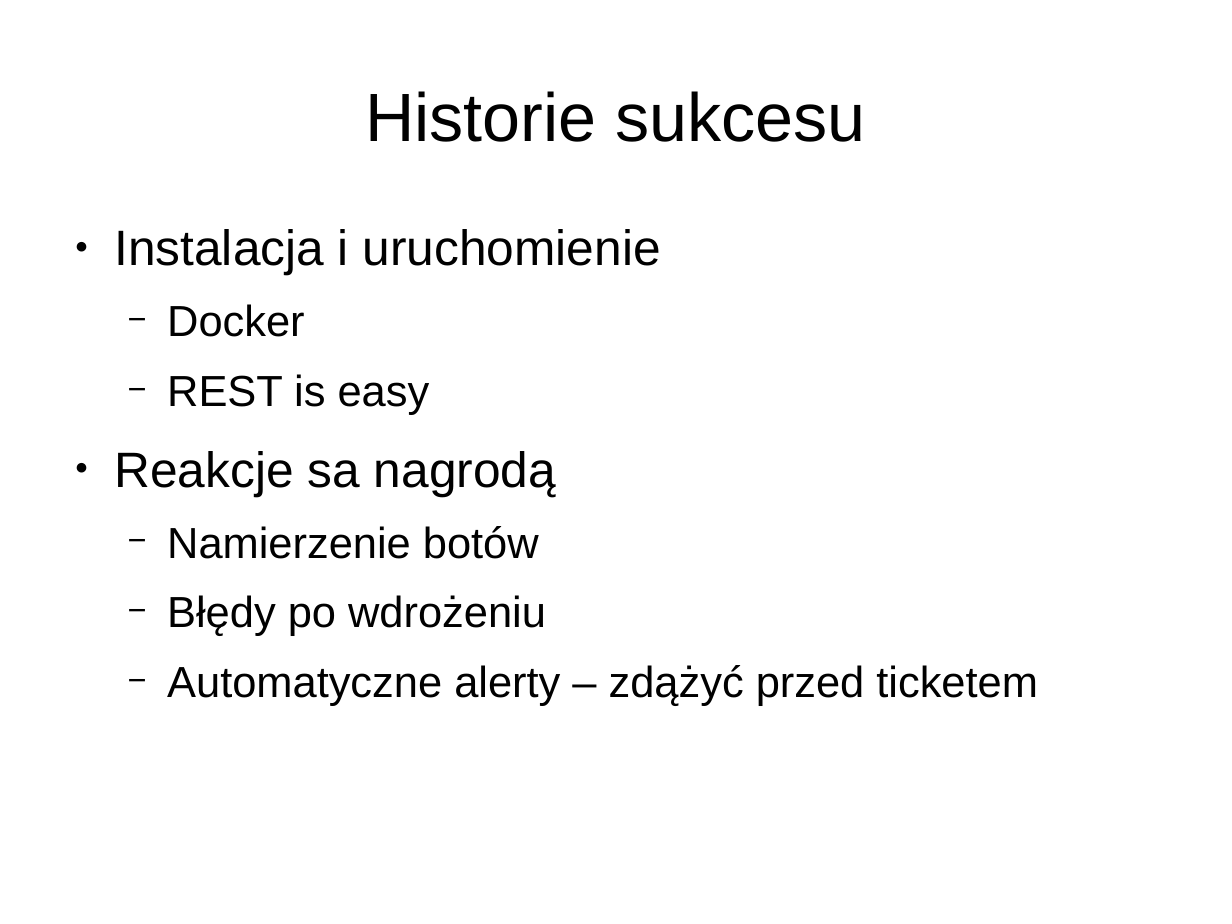
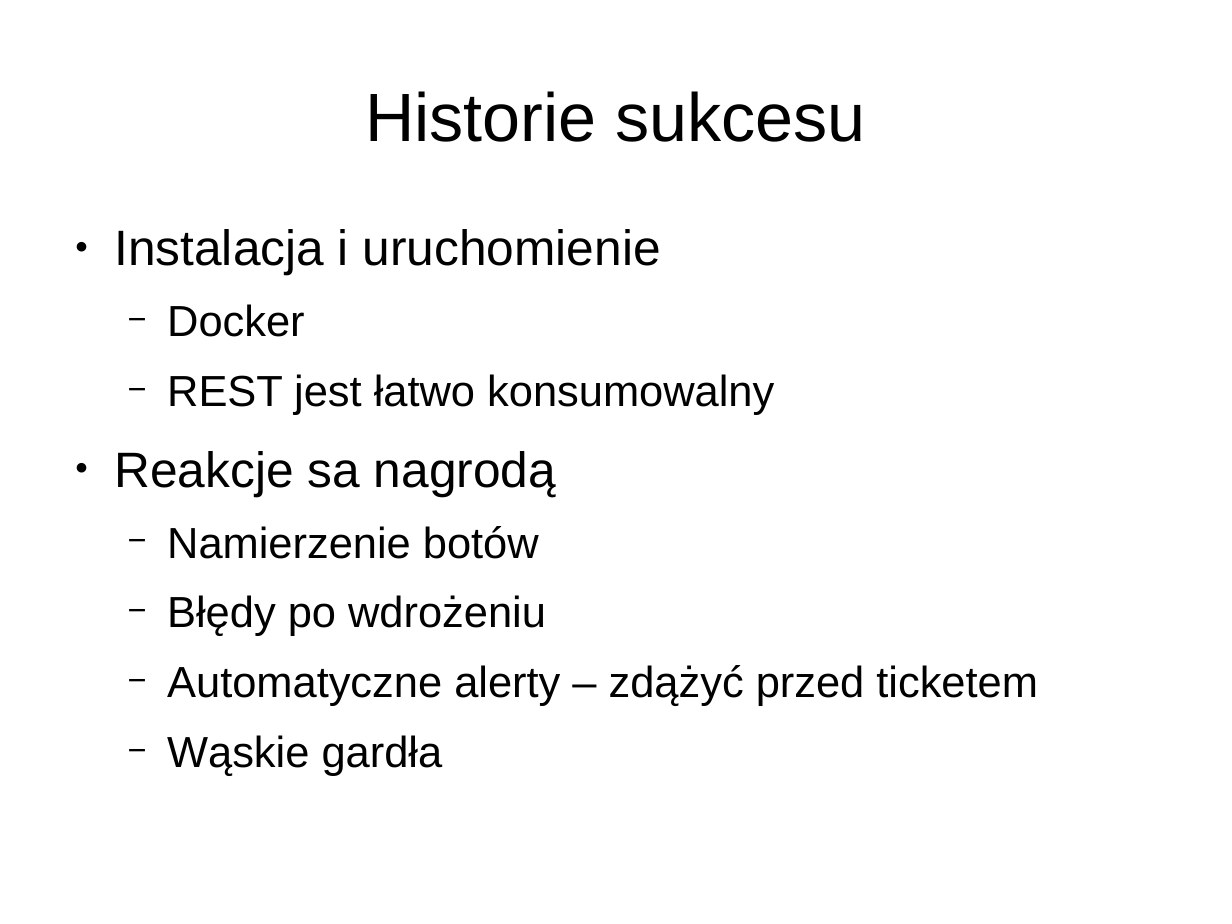
Before and after one commit to lukaszkuczynski/nieszukaj, a slide deck: slide 5 of znajduj.odp. Drawn at 1232x924 pixels with LibreOffice and Linux fonts; fonts in the diff are those of the drawing. Boxes give left, top, right and bottom in pixels: in the first picture for what was removed or moved away, otherwise in the second. Text is boxed around its words. In the diff, an @@ line names an element or a change of style, - is before the commit and + after.

```diff
--- a/znajduj.odp
+++ b/znajduj.odp
@@ text at (167, 374, 774, 415): text changed @@
-  − REST is easy
+  − REST jest łatwo konsumowalny
@@ text at (167, 735, 443, 776): paragraph added @@
+  − Wąskie gardła
```
Also in this commit, not shown: 12 other slides changed, 4 slides added, 5 slides removed.
